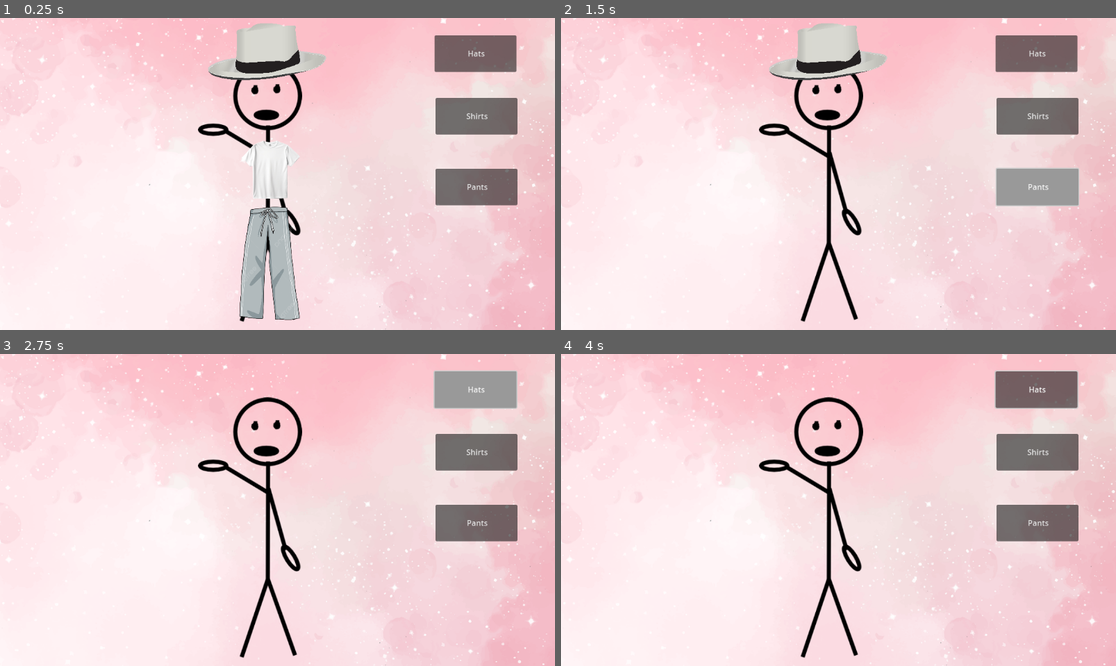
Above: before the commit, frames 1-4 (two rows, left to right).
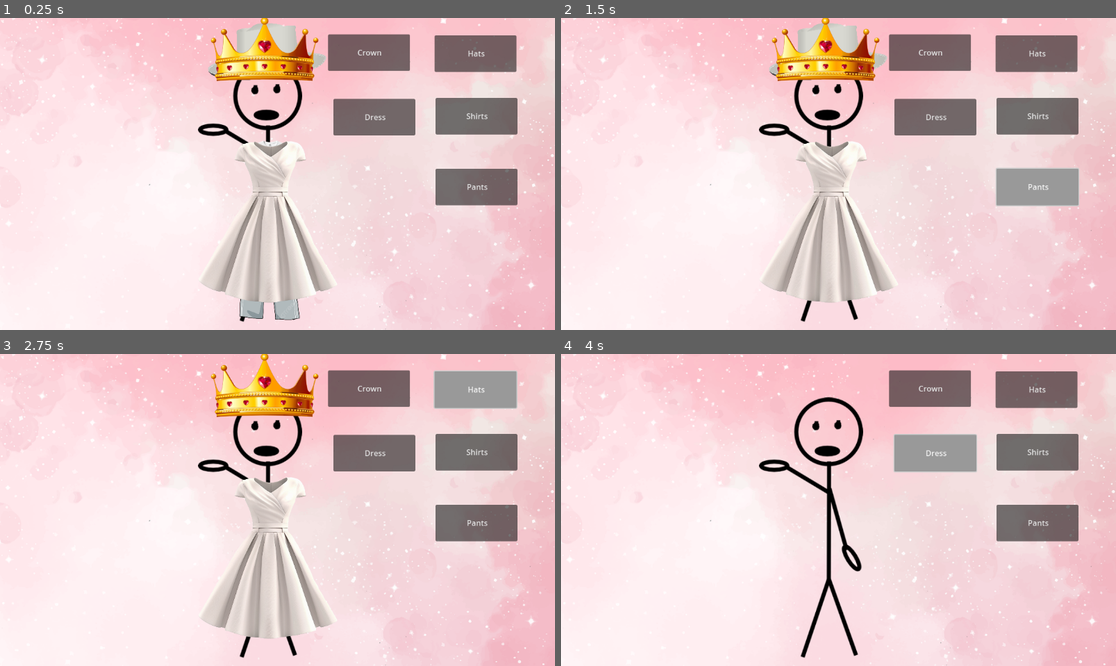
Above: after the commit, the same moments.

Repository: angelayein/ChocosCloset
Game: Godot game, scene res://node_2d.tscn
Two runs of this game, one before a commit and one after it. Both use one fixed random seed, a clock stepped at 60 frames per second and the inputs below.
Inputs (mouse positions are in pixels of both pictures, inside the frame that each line leads up to):
- Up to frame 1 (0.25 s): no input
- Up to frame 2 (1.5 s): click "Shirts" at 0.5 s; click "Pants" at 1.25 s
- Up to frame 3 (2.75 s): click "Hats" at 2 s
- Up to frame 4 (4 s): click (927, 388) at 2.75 s, where only the run after the commit has a clickable "Crown"; click (932, 453) at 3.5 s, where only the run after the commit has a clickable "Dress"

The runs differ from the first frame. In frame 1, 10% of the frame differs, in the area x 36-75%, y 0-92%; in frame 2, 11%; in frame 3, 11%; in frame 4, 3.7%.

Commit message:
added crown and dress

Diff:
--- /dev/null
+++ b/SkylarDraft/crown.gd
@@ -0,0 +1,26 @@
+extends Button
+var visibility: bool = true
+
+
+# Called when the node enters the scene tree for the first time.
+func _ready() -> void:
+	pass
+# Replace with function body.
+
+
+
+# Called every frame. 'delta' is the elapsed time since the previous frame.
+func _process(delta: float) -> void:
+	pass
+
+
+func _on_button_down() -> void:
+	print("woo!")
+	if visibility == true:
+		visibility = false
+		print("hidden")
+		$"../Crown2".visible = false;
+	else:
+		visibility = true
+		print("visible")
+		$"../Crown2".visible = true;
--- /dev/null
+++ b/SkylarDraft/dress.gd
@@ -0,0 +1,27 @@
+extends Button
+var visibility: bool = true
+
+
+# Called when the node enters the scene tree for the first time.
+func _ready() -> void:
+	pass
+# Replace with function body.
+
+
+
+# Called every frame. 'delta' is the elapsed time since the previous frame.
+func _process(delta: float) -> void:
+	pass
+
+
+func _on_button_down() -> void:
+	print("woo!")
+	if visibility == true:
+		visibility = false
+		print("hidden")
+		$"../Dress2".visible = false;
+
+	else:
+		visibility = true
+		print("visible")
+		$"../Dress2".visible = true;
--- a/SkylarDraft/node_2d.tscn
+++ b/SkylarDraft/node_2d.tscn
@@ -11,7 +11,11 @@
 [ext_resource type="Texture2D" uid="uid://08t7csopix5v" path="res://HatGrey.png" id="9_vhypk"]
 [ext_resource type="Script" path="res://hat_grey.gd" id="10_sieij"]
 [ext_resource type="Script" path="res://pants_2.gd" id="11_77dog"]
+[ext_resource type="Script" path="res://crown.gd" id="12_d3kvp"]
 [ext_resource type="AudioStream" uid="uid://dbjmcjqjqd2ws" path="res://summer-background-music-295031.mp3" id="12_nbhjn"]
+[ext_resource type="Script" path="res://dress.gd" id="13_lprvx"]
+[ext_resource type="Texture2D" uid="uid://b833226yr6hfb" path="res://crown.png" id="14_vdcmr"]
+[ext_resource type="Texture2D" uid="uid://cjkblo3beuucg" path="res://dress.webp" id="16_djw65"]
 
 [sub_resource type="Theme" id="Theme_w0ynq"]
 
@@ -99,10 +103,51 @@
 icon = SubResource("ImageTexture_5h7gj")
 script = ExtResource("11_77dog")
 
+[node name="Crown" type="Button" parent="PinkBack"]
+top_level = true
+light_mask = 3
+visibility_layer = 3
+offset_left = 105.0
+offset_top = -290.0
+offset_right = 275.0
+offset_bottom = -214.0
+theme = SubResource("Theme_w0ynq")
+theme_override_styles/hover = SubResource("StyleBoxFlat_twppj")
+text = "Crown
+"
+icon = SubResource("ImageTexture_5h7gj")
+script = ExtResource("12_d3kvp")
+
+[node name="Dress" type="Button" parent="PinkBack"]
+top_level = true
+light_mask = 3
+visibility_layer = 3
+offset_left = 116.0
+offset_top = -156.0
+offset_right = 286.0
+offset_bottom = -80.0
+theme = SubResource("Theme_w0ynq")
+theme_override_styles/hover = SubResource("StyleBoxFlat_twppj")
+text = "Dress"
+icon = SubResource("ImageTexture_5h7gj")
+script = ExtResource("13_lprvx")
+
 [node name="Summer-background-music-295031" type="AudioStreamPlayer" parent="PinkBack"]
 stream = ExtResource("12_nbhjn")
 autoplay = true
 
+[node name="Crown2" type="Sprite2D" parent="PinkBack"]
+position = Vector2(-30.4449, -341.418)
+scale = Vector2(0.54304, 0.54304)
+texture = ExtResource("14_vdcmr")
+
+[node name="Dress2" type="Sprite2D" parent="PinkBack"]
+position = Vector2(-16.3098, 70.6756)
+scale = Vector2(0.401087, 0.410518)
+texture = ExtResource("16_djw65")
+
 [connection signal="button_down" from="PinkBack/Shirts" to="PinkBack/Shirts" method="_on_button_down"]
 [connection signal="button_down" from="PinkBack/Pants" to="PinkBack/Pants" method="_on_button_down"]
 [connection signal="button_down" from="PinkBack/Hats" to="PinkBack/Hats" method="_on_button_down"]
+[connection signal="button_down" from="PinkBack/Crown" to="PinkBack/Crown" method="_on_button_down"]
+[connection signal="button_down" from="PinkBack/Dress" to="PinkBack/Dress" method="_on_button_down"]
Binary file added: SkylarDraft/crown.png
Not shown, added: SkylarDraft/crown.png.import
Binary file added: SkylarDraft/dress.webp
Not shown, added: SkylarDraft/dress.webp.import
Not shown: 1 places in SkylarDraft/node_2d.tscn that only renumber resources
